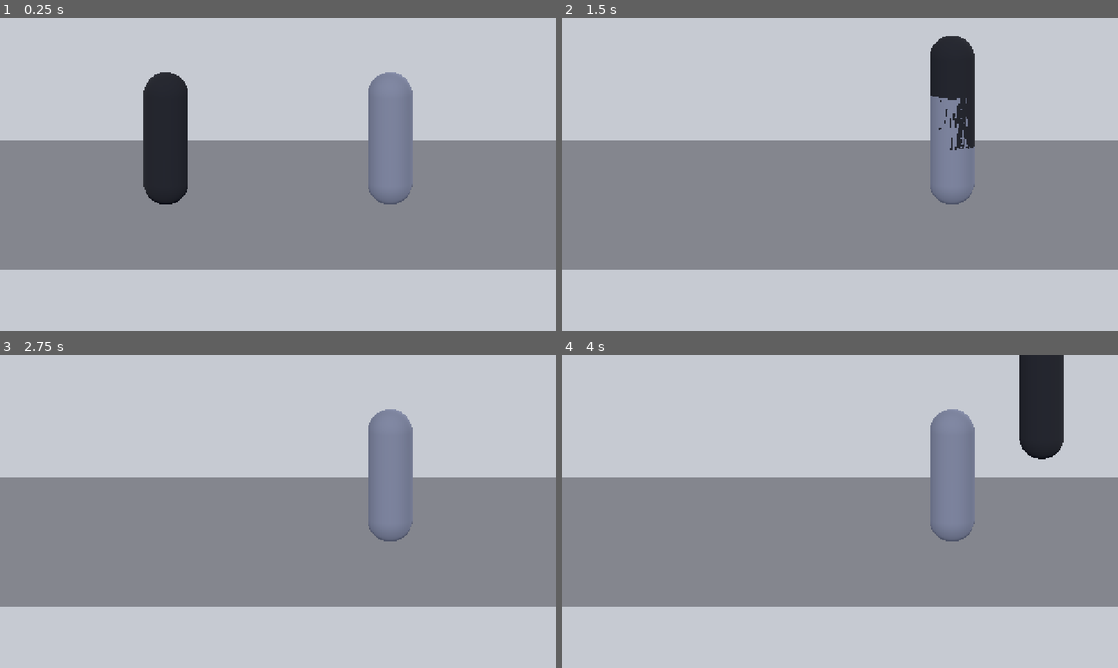
Above: before the commit, frames 1-4 (two rows, left to right).
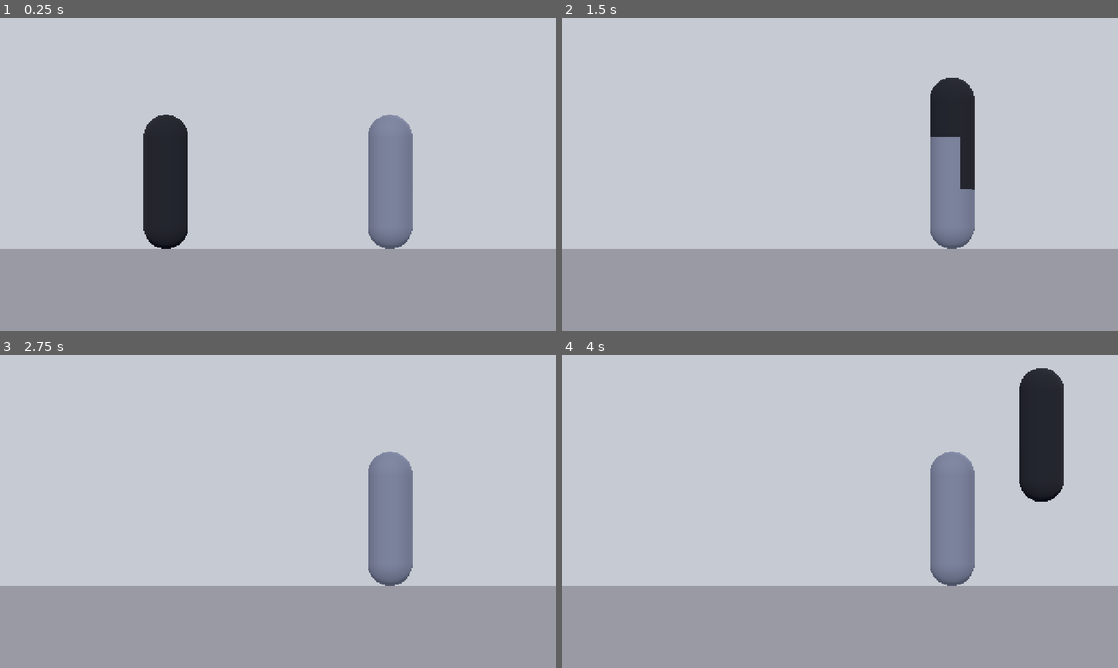
Above: after the commit, the same moments.

Repository: RJL-Marquez/RIVEN
Game: Godot game, scene res://scenes/Arena3D.tscn
Two runs of this game, one before a commit and one after it. Both use one fixed random seed, a clock stepped at 60 frames per second and the inputs below.
Inputs:
- Up to frame 1 (0.25 s): no input
- Up to frame 2 (1.5 s): tap Enter at 0.5 s; hold D (move_right) 0.53-1.28 s; tap J (attack) at 0.6 s; tap W (jump) at 0.77 s; hold Down from 1.28 s (still down); tap L (block) at 1.35 s
- Up to frame 3 (2.75 s): tap W (jump) at 1.52 s; tap Space at 2 s; release Down at 2.03 s; hold D (move_right) from 2.03 s (still down); hold S (crouch) from 2.03 s (still down)
- Up to frame 4 (4 s): release D (move_right) at 2.78 s; release S (crouch) at 2.78 s; hold Up 2.78-3.53 s; tap K (kick) at 2.85 s; tap W (jump) at 3.02, 3.77 s; tap Enter at 3.5 s; hold A (move_left) from 3.53 s (still down); tap I (magic) at 3.6 s

The runs differ from the first frame. In frame 1, 53% of the frame differs, in the area x 0-100%, y 17-100%; in frame 2, 54%; in frame 3, 53%; in frame 4, 54%, in the area x 0-100%, y 0-100%.

Commit message:
Phase 1: fix floating ground — flat camera + floor band at feet
The tilted horizontal floor projected as a thick band with the fighters
floating in it. Switch to a flat side camera and make the floor a vertical
gray backdrop band whose top edge is at the feet (Y=0), so the fighters stand
right on the floor line. Physics ground collision kept (invisible).

Co-Authored-By: Claude Opus 4.8 <noreply@anthropic.com>

Diff:
--- a/scenes/Arena3D.tscn
+++ b/scenes/Arena3D.tscn
@@ -11,8 +11,8 @@
 [sub_resource type="BoxShape3D" id="GroundShape"]
 size = Vector3(40, 0.2, 10)
 
-[sub_resource type="PlaneMesh" id="Plane"]
-size = Vector2(40, 10)
+[sub_resource type="QuadMesh" id="Backdrop"]
+size = Vector2(40, 12)
 
 [sub_resource type="StandardMaterial3D" id="GMat"]
 shading_mode = 2
@@ -28,7 +28,7 @@
 [node name="Arena3D" type="Node3D"]
 
 [node name="Camera3D" type="Camera3D" parent="."]
-transform = Transform3D(1, 0, 0, 0, 0.985, 0.174, 0, -0.174, 0.985, 0, 2.0, 9)
+transform = Transform3D(1, 0, 0, 0, 1, 0, 0, 0, 1, 0, 1, 10)
 projection = 1
 size = 4.2
 
@@ -38,15 +38,16 @@
 [node name="WorldEnvironment" type="WorldEnvironment" parent="."]
 environment = SubResource("Env")
 
+[node name="Floor" type="MeshInstance3D" parent="."]
+transform = Transform3D(1, 0, 0, 0, 1, 0, 0, 0, 1, 0, -6, -3)
+mesh = SubResource("Backdrop")
+material_override = SubResource("GMat")
+
 [node name="Ground" type="StaticBody3D" parent="."]
 
 [node name="Col" type="CollisionShape3D" parent="Ground"]
 transform = Transform3D(1, 0, 0, 0, 1, 0, 0, 0, 1, 0, -0.1, 0)
 shape = SubResource("GroundShape")
-
-[node name="Mesh" type="MeshInstance3D" parent="Ground"]
-mesh = SubResource("Plane")
-material_override = SubResource("GMat")
 
 [node name="Fighter3D" parent="." instance=ExtResource("1")]
 transform = Transform3D(1, 0, 0, 0, 1, 0, 0, 0, 1, -1.5, 0, 0)
